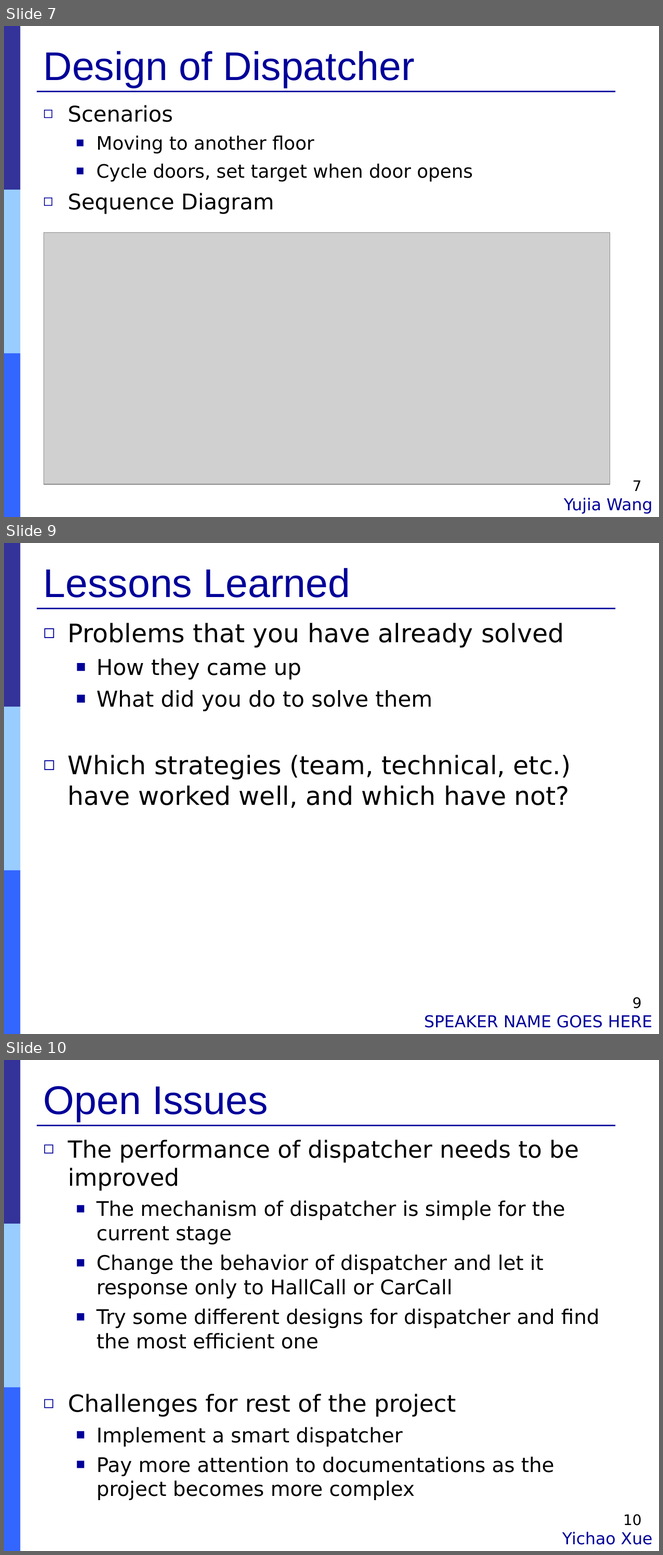
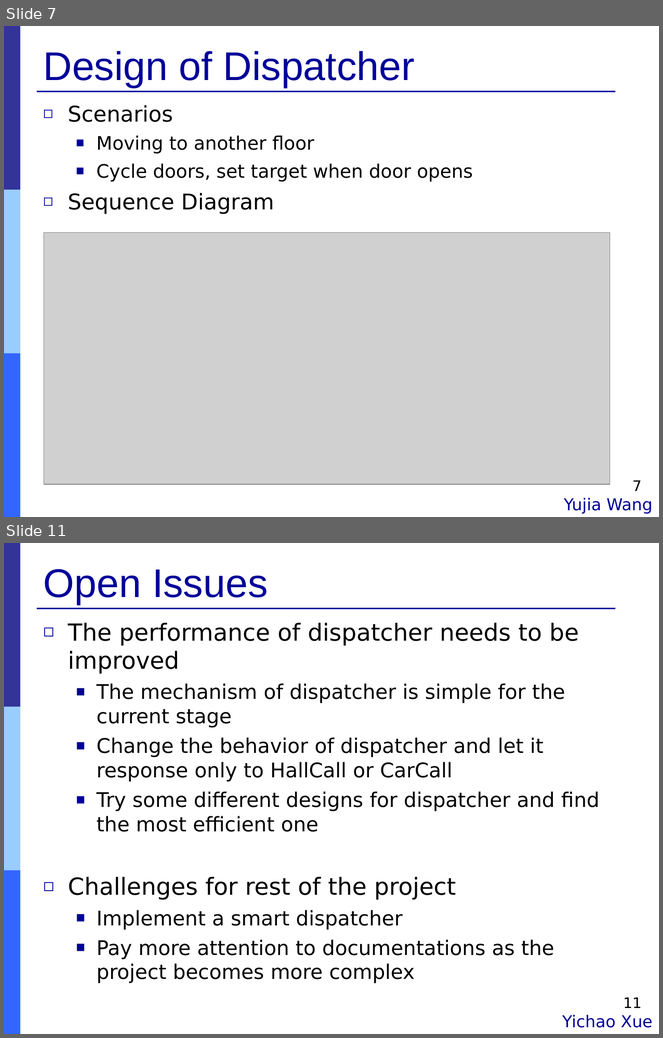
Before and after one commit to Muliang/18649, a slide deck: logs/09_mid_pres.ppt. Shown one above the other, each under a label of ours: slides 7, 9 and 10 before the commit, slides 7 and 11 after it; the slides between them are not shown. The pictures are 663x1555 and 663x1038 pixels, drawn with LibreOffice and Linux fonts; fonts in the diff are those of the drawing; grey boxes stand for pictures. Boxes give left, top, right and bottom in pixels: in the first picture for what was removed or moved away, otherwise in the second. Text is boxed around its words. In the diff, an @@ line names an element or a change of style, - is before the commit and + after.

```diff
--- a/logs/09_mid_pres.ppt
+++ b/logs/09_mid_pres.ppt
@@ slide 9 removed at (4,543,659,1034), background #FFFFFF; not listed: 4 template elements that a slide beside it also shows @@
@@ title removed at (44,568,350,598) @@
-Lessons Learned
@@ text removed at (68,623,571,808) @@
-◻ Problems that you have already solved
-  ■ How they came up
-  ■ What did you do to solve them
-◻ Which strategies (team, technical, etc.) have worked well, and which have not?
@@ page number removed at (633,997,642,1009) @@
-9
@@ text removed at (424,1015,652,1028) @@
-SPEAKER NAME GOES HERE
@@ what was slide 10 is now slide 11 @@
@@ page number at (623,997,642,1008): text changed @@
-10
+11
```
Also in this commit, not shown: 8 slides changed, 2 slides added, 1 other file.
